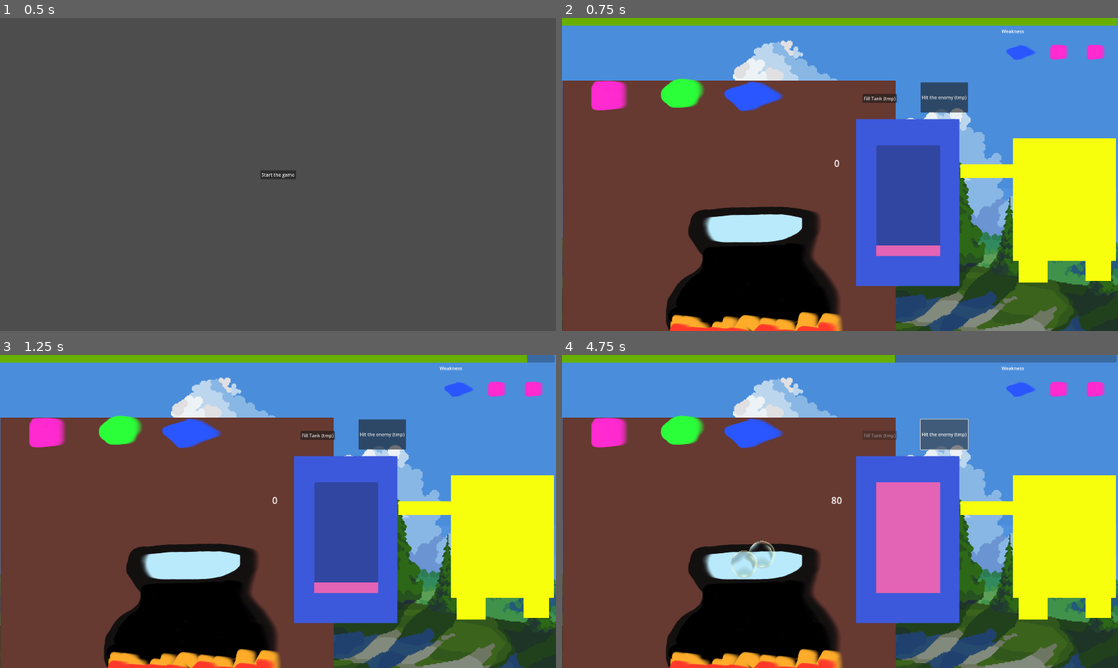
Above: before the commit, frames 1-4 (two rows, left to right).
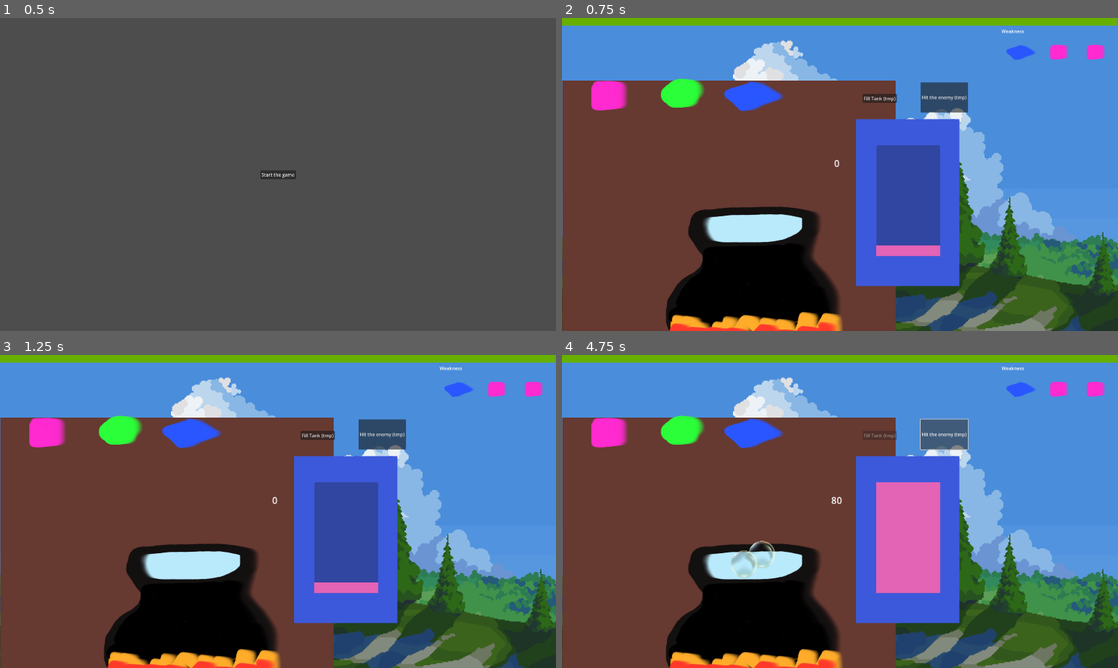
Above: after the commit, the same moments.

Repository: jackfruitgames/ahirutochi
Game: Godot game, scene res://scenes/MainMenu/main_menu.tscn
Two runs of this game, one before a commit and one after it. Both use one fixed random seed, a clock stepped at 60 frames per second and the inputs below.
Inputs (mouse positions are in pixels of both pictures, inside the frame that each line leads up to):
- Up to frame 1 (0.5 s): no input
- Up to frame 2 (0.75 s): click "Start the game" at 0.5 s
- Up to frame 3 (1.25 s): no input
- Up to frame 4 (4.75 s): click "Hit the enemy (tmp)" at 1.25 s; click (739, 558) at 2 s; click "Fill Tank (tmp)" at 2.75 s; click (756, 549) at 3.5 s; click "Hit the enemy (tmp)" at 4.25 s

Frame 1 is identical in both runs. In frame 2, 8.4% of the frame differs, in the area x 71-100%, y 38-85%; in frame 3, 8.5%; in frame 4, 9.4%, in the area x 59-100%, y 0-85%.

Commit message:
Fix enemy spawn

Diff:
--- a/scenes/Game/enemy_manager.gd
+++ b/scenes/Game/enemy_manager.gd
@@ -1,10 +1,19 @@
 extends Node
 
+var enemy_present = false
+
 func create_new_enemy() -> void:
-	var new_enemy = load("res://scenes/Enemy/enemy.tscn")
-	#$EnemyGroup.add_child(new_enemy)
+	enemy_present = true
+	var new_enemy = preload("res://scenes/Enemy/enemy.tscn").instantiate()
+	new_enemy.position = $SpawnPoint.position
+	$EnemyGroup.add_child(new_enemy)
 
+func enemy_killed() -> void:
+	enemy_present = false
 
 func _on_new_enemy_timer_timeout() -> void:
-	print("Create new enemy...")
-	create_new_enemy()
+	if not enemy_present:
+		print("Create new enemy...")
+		create_new_enemy()
+	else:
+		print("Not create new enemy because it already exists one")
--- a/scenes/Game/game.gd
+++ b/scenes/Game/game.gd
@@ -7,8 +7,10 @@
 
 func _on_soda_dream_shot_fired() -> void:
 	new_random_recipe()
-	if $Enemy:
-		$Enemy.kill_the_enemy()
+	if $Enemies/EnemyGroup.get_child_count() > 0:
+		for enemy in $Enemies/EnemyGroup.get_children():
+			enemy.kill_the_enemy()
+			$Enemies.enemy_killed()
 
 
 func _on_pot_bubble_exploded() -> void:
--- a/scenes/Game/game.tscn
+++ b/scenes/Game/game.tscn
@@ -6,7 +6,6 @@
 [ext_resource type="PackedScene" uid="uid://qxnc0cgdqv36" path="res://scenes/House/house.tscn" id="3_r0or4"]
 [ext_resource type="PackedScene" uid="uid://ci5k534ymwvur" path="res://scenes/Pot/pot.tscn" id="6_22nnk"]
 [ext_resource type="PackedScene" uid="uid://d37y8ymcxeu2y" path="res://scenes/SodaDream/soda_dream.tscn" id="6_aey6b"]
-[ext_resource type="PackedScene" uid="uid://75mrk5v6elk0" path="res://scenes/Enemy/enemy.tscn" id="7_q5ej7"]
 [ext_resource type="Script" path="res://scenes/Game/enemy_manager.gd" id="8_bt56v"]
 [ext_resource type="PackedScene" uid="uid://ddiqhqerpc3ph" path="res://scenes/Recipe/recipe.tscn" id="8_lxuc3"]
 
@@ -24,6 +23,7 @@
 position = Vector2(164, 236)
 
 [node name="Pot" parent="." instance=ExtResource("6_22nnk")]
+self_modulate = Color(1, 0.635294, 1, 1)
 position = Vector2(672, 726)
 
 [node name="SodaDream" parent="." instance=ExtResource("6_aey6b")]
@@ -37,12 +37,12 @@
 
 [node name="EnemyGroup" type="Node" parent="Enemies"]
 
-[node name="StartEnemy" parent="Enemies/EnemyGroup" instance=ExtResource("7_q5ej7")]
-position = Vector2(1646, 616)
+[node name="NewEnemyTimer" type="Timer" parent="Enemies"]
+wait_time = 5.0
+autostart = true
 
-[node name="NewEnemyTimer" type="Timer" parent="Enemies"]
-wait_time = 10.0
-autostart = true
+[node name="SpawnPoint" type="Node2D" parent="Enemies"]
+position = Vector2(1739, 899)
 
 [connection signal="bubble_exploded" from="Pot" to="." method="_on_pot_bubble_exploded"]
 [connection signal="shot_fired" from="SodaDream" to="." method="_on_soda_dream_shot_fired"]
Not shown: 1 places in scenes/Game/game.tscn that only renumber resources
